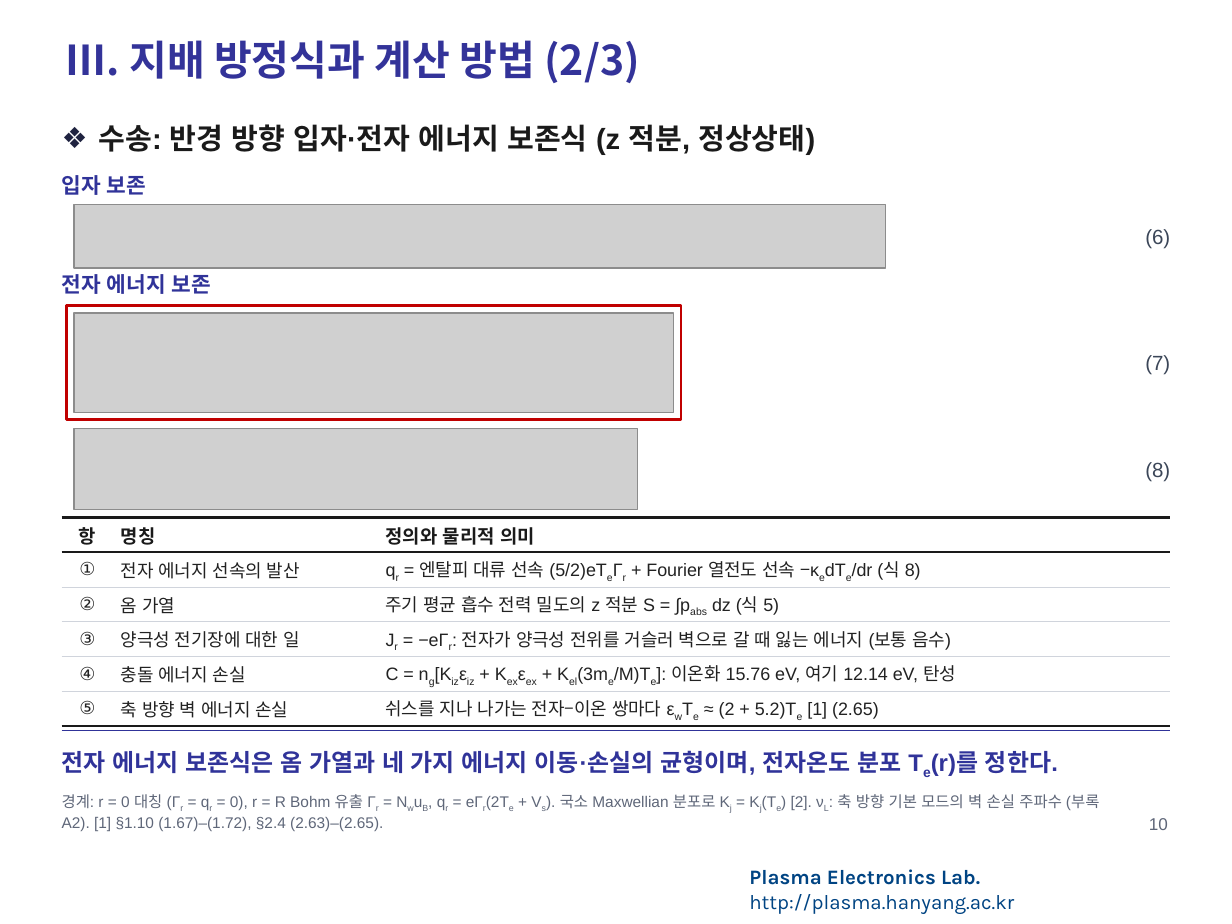
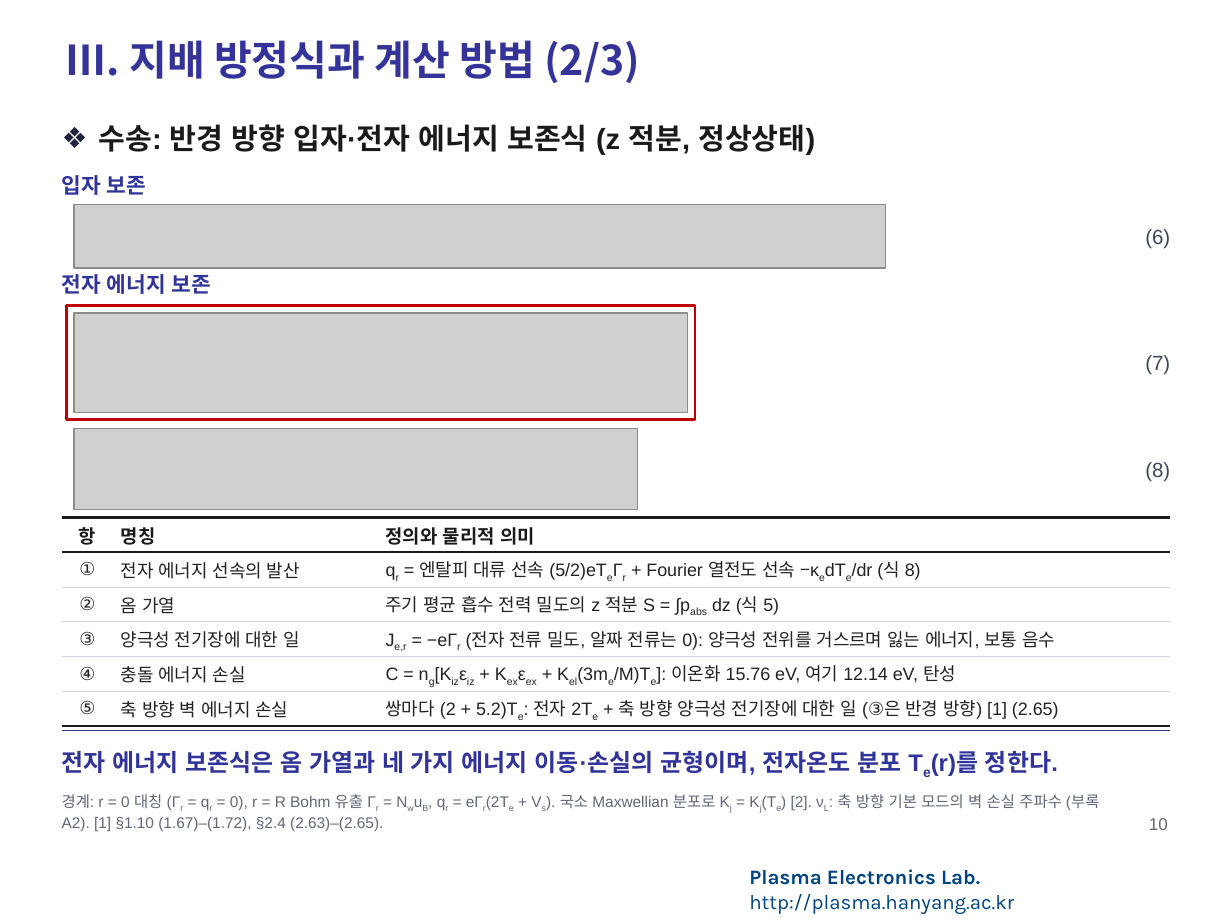
Before and after one commit to garlicjam-pyo/plasma, a slide deck: slide 10 of presentations/1차발표_피드백반영판.pptx. Drawn at 1232x924 pixels with LibreOffice and Linux fonts; fonts in the diff are those of the drawing; grey boxes stand for pictures; background and template pictures are left out. Boxes give left, top, right and bottom in pixels: in the first picture for what was removed or moved away, otherwise in the second. Text is boxed around its words. In the diff, an @@ line names an element or a change of style, - is before the commit and + after.

```diff
--- a/presentations/1차발표_피드백반영판.pptx
+++ b/presentations/1차발표_피드백반영판.pptx
@@ rectangle: place and size @@
-rectangle at [67,306,681,420]
+rectangle at [67,306,695,420]
@@ picture: place and size @@
-picture at [74,313,674,413]
+picture at [74,313,687,413]
@@ table at [62,517,1170,724] @@
-row 4, column 3: Jr = −eΓr: 전자가 양극성 전위를 거슬러 벽으로 갈 때 잃는 에너지 (보통 음수)
+row 4, column 3: Je,r = −eΓr (전자 전류 밀도, 알짜 전류는 0): 양극성 전위를 거스르며 잃는 에너지, 보통 음수
-row 6, column 3: 쉬스를 지나 나가는 전자–이온 쌍마다 εwTe ≈ (2 + 5.2)Te [1] (2.65)
+row 6, column 3: 쌍마다 (2 + 5.2)Te: 전자 2Te + 축 방향 양극성 전기장에 대한 일 (③은 반경 방향) [1] (2.65)
```
Also in this commit, not shown: 12 other slides changed, 2 slides added, 1 slide removed, 15 other files.
